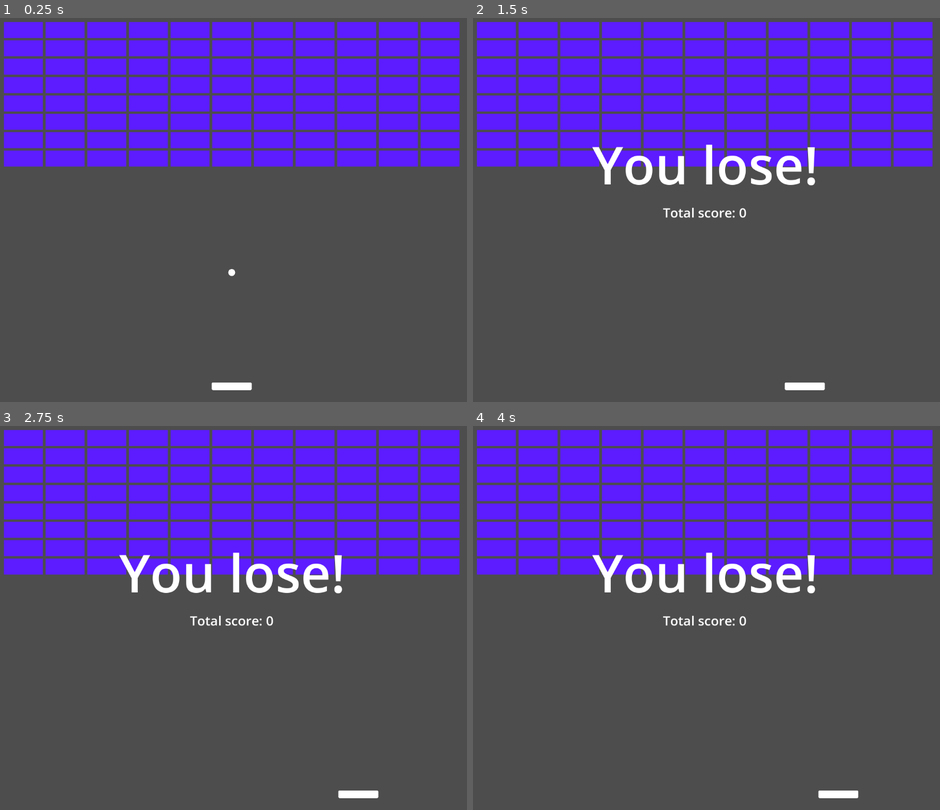
Above: before the commit, frames 1-4 (two rows, left to right).
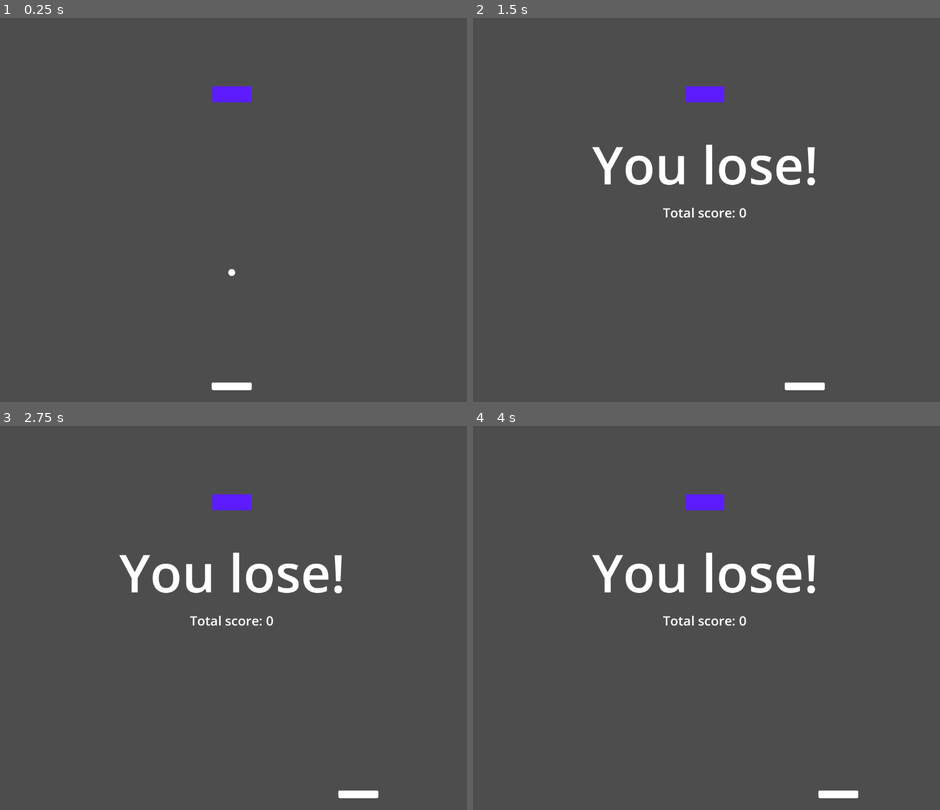
Above: after the commit, the same moments.

Repository: acmattson3/bounce-crack
Game: Godot game, scene res://levels/demo_level_2d.tscn
Same seed, same stepped clock (60 frames per second), same inputs: the game is played once before the commit and once after it.
Inputs:
- Up to frame 1 (0.25 s): no input
- Up to frame 2 (1.5 s): tap Enter at 0.5 s; hold Right (paddle_right) 0.53-1.28 s; hold Left (paddle_left) from 1.28 s (still down)
- Up to frame 3 (2.75 s): release Left (paddle_left) at 2.03 s; hold Right (paddle_right) from 2.03 s (still down)
- Up to frame 4 (4 s): tap Space at 3.5 s; release Right (paddle_right) at 3.53 s; hold Left (paddle_left) from 3.53 s (still down)

The runs differ from the first frame. In frame 1, 31% of the frame differs, in the area x 0-99%, y 0-39%; in frame 2, 31%; in frame 3, 31%; in frame 4, 31%.

Commit message:
Set up proper script inheritance for DemoLevel2D.

Diff:
--- /dev/null
+++ b/bouncecrack/levels/demo_level_2d.gd
@@ -0,0 +1,21 @@
+extends BaseLevel
+# demo_level_2d.gd
+# Inherits from base_level_2d.gd
+#
+# This means that all functions in that script are callable here.
+# "super" is areference to the script we inherit from, in the
+# same way that "self" is a reference to our own script.
+#
+# In this script, we can do things unique to just this level!
+# That could be certain block layouts, moving blocks, special
+# abilities or behaviors, or anything else you can imagine. This
+# allows for an extensible level-making format to very easily
+# create new levels going forward.
+
+func _ready() -> void:
+	super._ready() # Call the BaseLevel _ready() function
+	# Do things unique to DemoLevel!
+
+func _physics_process(delta: float) -> void:
+	super._physics_process(delta) # Call the BaseLevel _physics_process() function
+	# Do things unique to DemoLevel!
--- a/bouncecrack/levels/demo_level_2d.tscn
+++ b/bouncecrack/levels/demo_level_2d.tscn
@@ -1,12 +1,13 @@
-[gd_scene load_steps=3 format=3 uid="uid://2tp4ccmlp36w"]
+[gd_scene load_steps=4 format=3 uid="uid://2tp4ccmlp36w"]
 
 [ext_resource type="PackedScene" uid="uid://ch1i2f5ubyhbr" path="res://levels/base_level_2d.tscn" id="1_svl7e"]
+[ext_resource type="Script" path="res://levels/demo_level_2d.gd" id="2_jn6q1"]
 [ext_resource type="PackedScene" uid="uid://ct2jjmuvxpa3n" path="res://blocks/block_group_2d.tscn" id="2_k3i67"]
 
 [node name="DemoLevel2D" instance=ExtResource("1_svl7e")]
-ball_on_break = false
+script = ExtResource("2_jn6q1")
 
 [node name="BlockGroup2D" parent="Blocks" index="0" instance=ExtResource("2_k3i67")]
 position = Vector2(0, -580)
-group_size_x = 11
-group_size_y = 8
+group_size_x = 1
+group_size_y = 1
